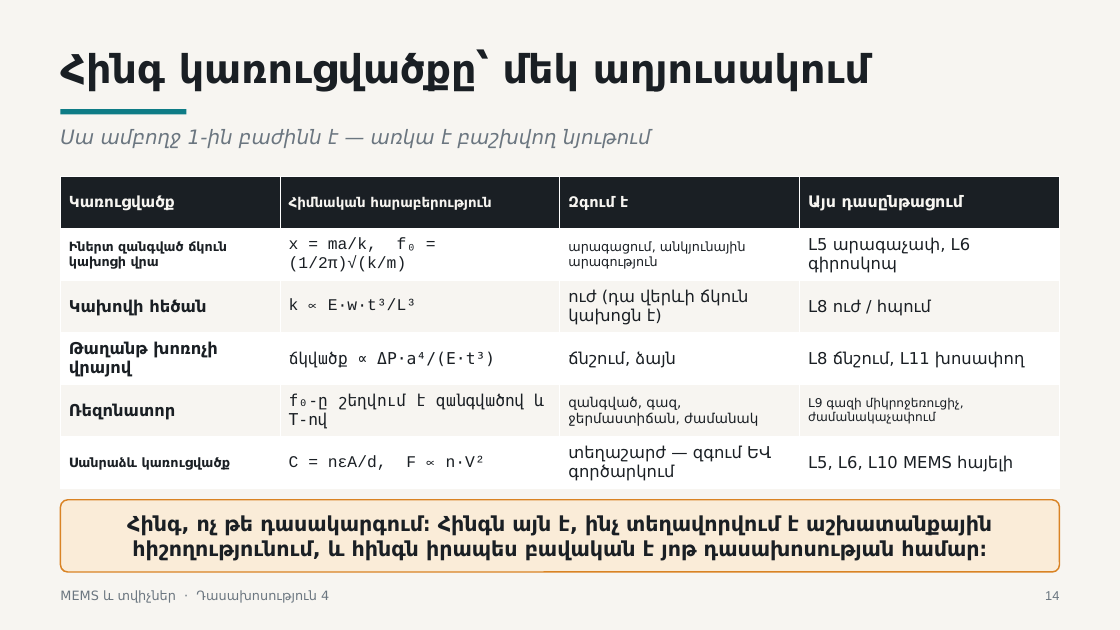
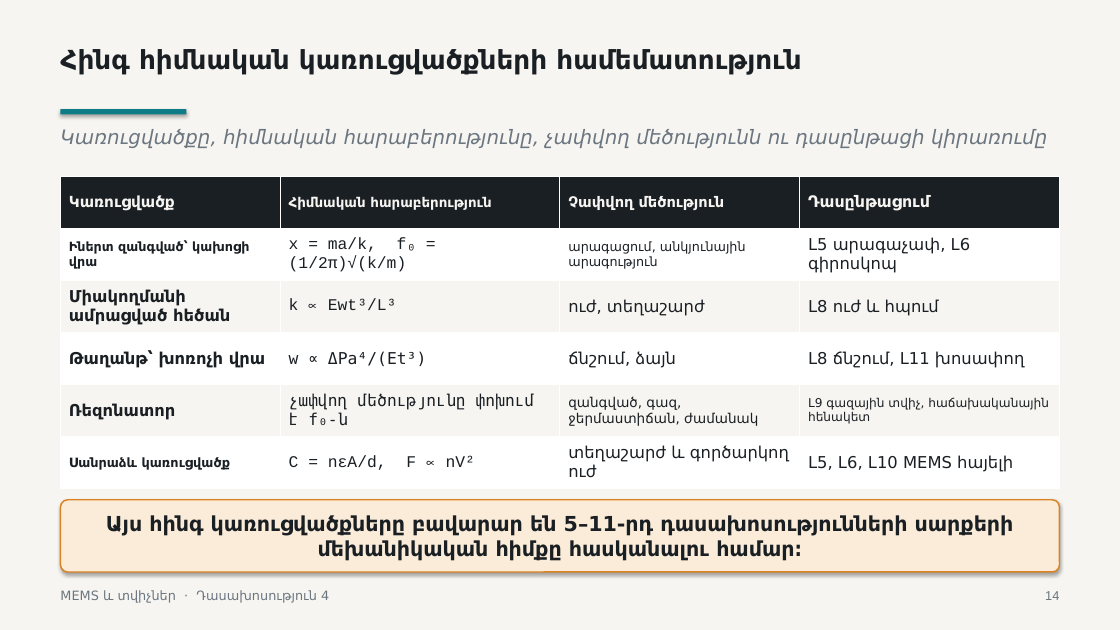
Before and after one commit to Vhovh99/mems-and-sensors-subject, a slide deck: slide 14 of lectures/lecture-04/output/L4-MEMS-structures-transduction-and-packaging-HY.pptx. Drawn at 1120x630 pixels with LibreOffice and Linux fonts; fonts in the diff are those of the drawing. Boxes give left, top, right and bottom in pixels: in the first picture for what was removed or moved away, otherwise in the second. Text is boxed around its words. In the diff, an @@ line names an element or a change of style, - is before the commit and + after.

```diff
--- a/lectures/lecture-04/output/L4-MEMS-structures-transduction-and-packaging-HY.pptx
+++ b/lectures/lecture-04/output/L4-MEMS-structures-transduction-and-packaging-HY.pptx
@@ text at (x1=60, y1=49, x2=801, y2=75): text changed; size 34 to 22.5 pt @@
-Հինգ կառուցվածքը՝ մեկ աղյուսակում
+Հինգ հիմնական կառուցվածքների համեմատություն
@@ text at (x1=60, y1=129, x2=1047, y2=148): text changed @@
-Սա ամբողջ 1-ին բաժինն է — առկա է բաշխվող նյութում
+Կառուցվածքը, հիմնական հարաբերությունը, չափվող մեծությունն ու դասընթացի կիրառումը
@@ table at (x1=60, y1=176, x2=1060, y2=489) @@
-row 1, column 3: Զգում է
+row 1, column 3: Չափվող մեծություն
-row 1, column 4: Այս դասընթացում
+row 1, column 4: Դասընթացում
-row 2, column 1: Իներտ զանգված ճկուն կախոցի վրա
+row 2, column 1: Իներտ զանգված՝ կախոցի վրա
-row 3: Կախովի հեծան | k ∝ E·w·t³/L³ | ուժ (դա վերևի ճկուն կախոցն է) | L8 ուժ / հպում
+row 3: Միակողմանի ամրացված հեծան | k ∝ Ewt³/L³ | ուժ, տեղաշարժ | L8 ուժ և հպում
-row 4, column 1: Թաղանթ խոռոչի վրայով
+row 4, column 1: Թաղանթ՝ խոռոչի վրա
-row 4, column 2: ճկվածք ∝ ΔP·a⁴/(E·t³)
+row 4, column 2: w ∝ ΔPa⁴/(Et³)
-row 5, column 2: f₀-ը շեղվում է զանգվածով և T-ով
+row 5, column 2: չափվող մեծությունը փոխում է f₀-ն
-row 5, column 4: L9 գազի միկրոջեռուցիչ, ժամանակաչափում
+row 5, column 4: L9 գազային տվիչ, հաճախականային հենակետ
-row 6, column 2: C = nεA/d, F ∝ n·V²
+row 6, column 2: C = nεA/d, F ∝ nV²
-row 6, column 3: տեղաշարժ — զգում ԵՎ գործարկում
+row 6, column 3: տեղաշարժ և գործարկող ուժ
@@ shadow on in 3 elements at (x1=0, y1=0, x2=1120, y2=630), (x1=60, y1=109, x2=187, y2=114), (x1=60, y1=500, x2=1060, y2=572) @@
@@ text in rounded rectangle at (x1=106, y1=515, x2=1014, y2=561): text changed @@
-Հինգ, ոչ թե դասակարգում։ Հինգն այն է, ինչ տեղավորվում է աշխատանքային հիշողությունում, և հինգն իրապես բավական է յոթ դասախոսության համար։
+Այս հինգ կառուցվածքները բավարար են 5–11-րդ դասախոսությունների սարքերի մեխանիկական հիմքը հասկանալու համար։
```
Also in this commit, not shown: 41 other slides changed, 4 other files.
